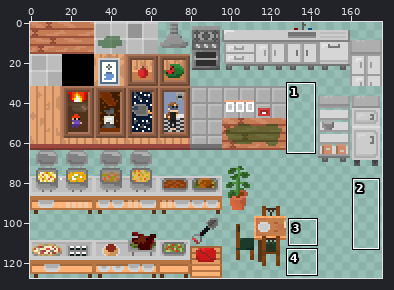
Edited in one commit: sprite sheet (examples/scoopy/images/BuffetSpriteSheet.png). The picture above shows the old version from afar; the outline marks the close-up.
Close-up. Old version:
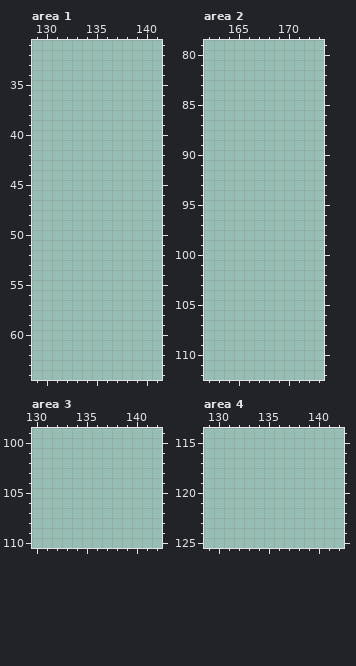
The file is 176x128 pixels. Colours within 5 levels of each other are drawn and written as one. Shown: area 1: x 129..141, y 31..64; area 2: x 162..173, y 79..112; area 3: x 130..142, y 99..110; area 4: x 129..142, y 114..125. The commit also changed other parts of the picture, which this record leaves out.
The result:
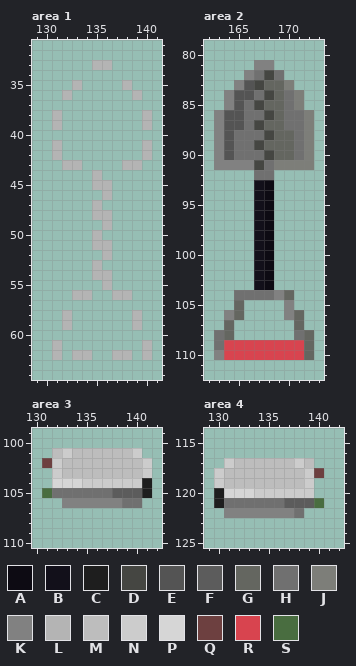
Palette (. is transparent): A #0d0b13  B #12101a  C #1e1e1e  D #454642  E #545454  F #5c5c5c  G #646660  H #707070  J #7d7e79  K #818181  L #b4b4b4  M #bdbdbd  N #cccccc  P #d6d6d6  Q #6d4040  R #d8444f  S #496d40
Difference:
Changed rows in their new state; - is an unchanged pixel.
Area 1:
first column x 131:
33 ----LL----
35 --L----L--
36 -L------L-
38 L--------L
39 L--------L
41 L--------L
42 L--------L
43 -LL----LL-
44 ----L-----
45 ----LL----
46 -----L----
47 ----L-----
48 ----LL----
49 -----L----
50 ----L-----
51 ----LL----
52 -----L----
53 ----L-----
54 ----LL----
55 -----L----
56 --LL--LL--
58 -L------L-
59 -L------L-
61 L--------L
62 L-LL--LL-L
Area 2:
first column x 163:
 81 ----KK----
 82 ---KHDH---
 83 --KEDGGJ--
 84 -KEEHDGHJ-
 85 -KEHDGGHJ-
 86 KEEHHDGHHJ
 87 KEEHDGGHHJ
 88 KEHHHDGGHJ
 89 KEHHDGGGHJ
 90 KEHHHDGGHJ
 91 KKKKDHJJJJ
 92 ----HH----
 93 ----BA----
 94 ----BA----
 95 ----BA----
 96 ----BA----
 97 ----BA----
 98 ----BA----
 99 ----BA----
100 ----BA----
101 ----BA----
102 ----BA----
103 ----BA----
104 --HHHHKG--
105 --G----K--
106 -KG----KG-
107 -G------G-
108 HG------HG
109 HRRRRRRRRG
110 KRRRRRRRRG
Area 3:
first column x 131:
101 -MNMMMMMMN-
102 QNMMMMMMMMN
103 -NMMMMMMMMN
104 -PPPNNNNNNC
105 SHHHHHHFFFC
106 --KKKKKKHH-
Area 4:
first column x 130:
117 -NMMMMMMNM-
118 NMMMMMMMMNQ
119 NMMMMMMMMN-
120 CPPPNNNNNN-
121 CHHHHHHFFFS
122 -KKKKKKKH--
Changed places in both close-ups, as pixel boxes (x1, y1, x2, y2):
added: (52, 60, 152, 360)
added: (214, 60, 314, 360)
added: (42, 448, 152, 508)
added: (214, 458, 324, 518)
